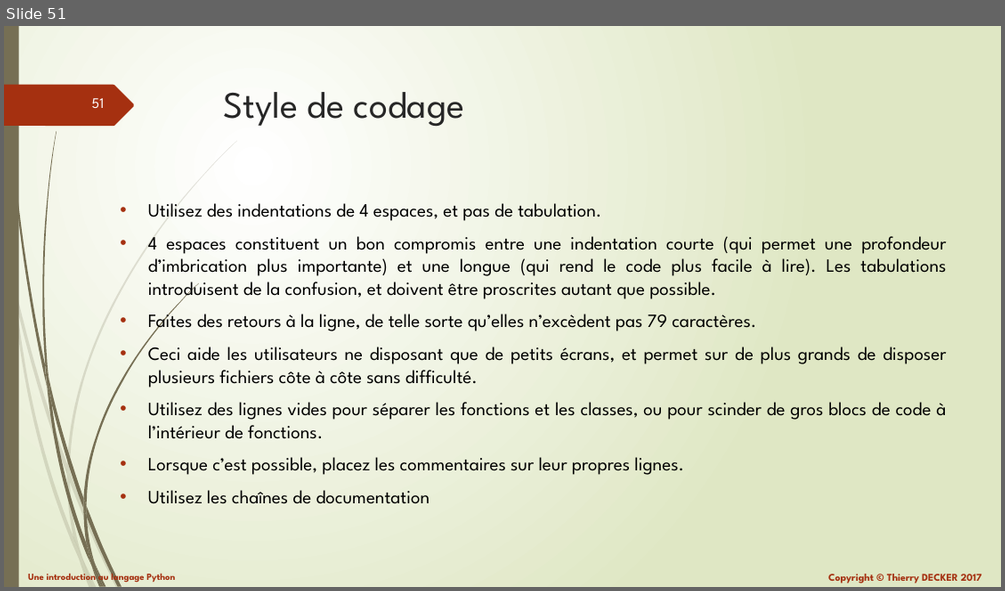
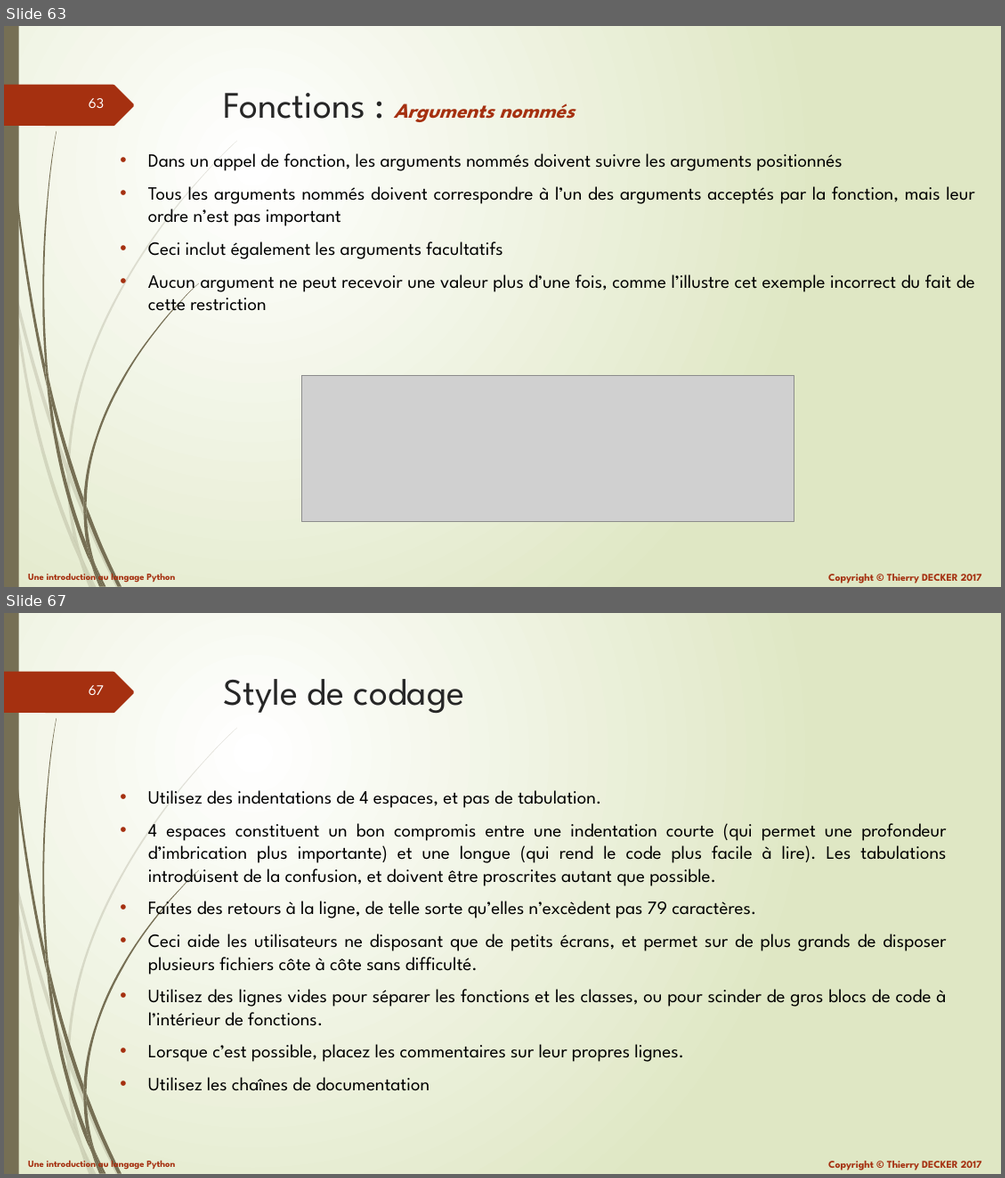
Before and after one commit to VikmanTheRacoon/learning-python, a slide deck: documentations/learning-python.pptx. Shown one above the other, each under a label of ours: slide 51 before the commit, slides 63 and 67 after it; the slides between them are not shown. The pictures are 1005x591 and 1005x1178 pixels, drawn with LibreOffice and Linux fonts; fonts in the diff are those of the drawing; grey boxes stand for pictures. Boxes give left, top, right and bottom in pixels: in the first picture for what was removed or moved away, otherwise in the second. Text is boxed around its words. In the diff, an @@ line names an element or a change of style, - is before the commit and + after.

```diff
--- a/documentations/learning-python.pptx
+++ b/documentations/learning-python.pptx
@@ slide 63 added at [4,26,1001,587], background gradient #FFFFFF to #DFE8C4; not listed: 27 template elements that a slide beside it also shows @@
@@ title added at [224,93,574,122], 20 pt, text #A53010, bold, italic @@
+Fonctions : Arguments nommés
@@ text added at [148,153,975,315], 18 pt, text #000000 @@
+• Dans un appel de fonction, les arguments nommés doivent suivre les arguments positionnés
+• Tous les arguments nommés doivent correspondre à l’un des arguments acceptés par la fonction, mais leur ordre n’est pas important
+• Ceci inclut également les arguments facultatifs
+• Aucun argument ne peut recevoir une valeur plus d’une fois, comme l’illustre cet exemple incorrect du fait de cette restriction
@@ picture added at [301,375,793,522] @@
@@ what was slide 51 is now slide 67 @@
@@ page number at [89,685,104,695]: text changed @@
-51
+67
```
Also in this commit, not shown: 2 slides changed, 15 other slides added, 1 other file.
